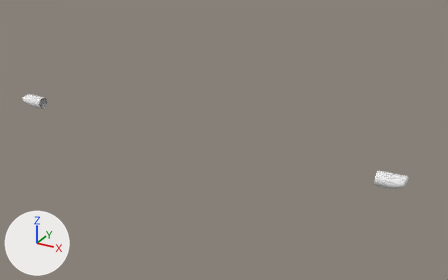
A saved change to the Blender file Anime Character/Final-Little-Body.blend.
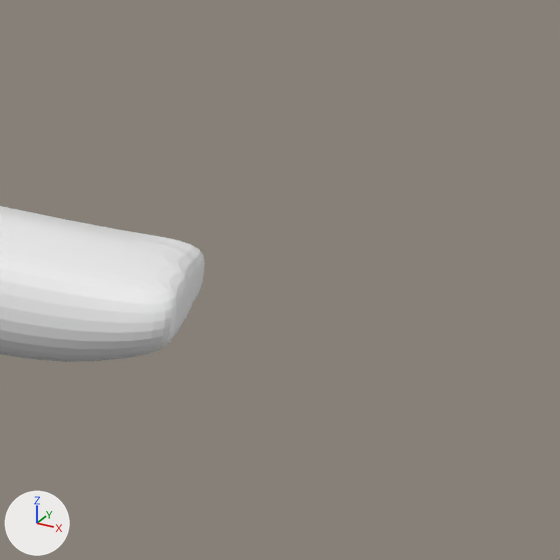
The first picture shows the older version from a camera (50 mm lens) standing at (0.689, -1.081, 1.566) and looking at (0.074, 0.037, 1.007). The close-ups show the older and then the newer version on the part from 86% to 100% of the width and 53% to 75% of the height of that picture. Only the edits that show in the close-ups are written down. Arrows for +X, +Y and +Z are at lower left; the lights stay in place.

The scene before the commit, as lines of its bpy script (objects in view):
```python
me_circle_003 = bpy.data.meshes.new('Circle.003')
me_circle_003.from_pydata(...)  # 65 vertices, 54 faces; spans x 16.69..18.91, y -0.7..0.77, z 38.79..39.97
ob_hand = bpy.data.objects.new('Hand', me_circle_003)
ob_hand.location = (0.0, 0.0, 0.0)
ob_hand.scale = (0.0258, 0.0258, 0.0258)
_m = ob_hand.modifiers.new('Mirror', 'MIRROR')
_m.use_clip = True
_m = ob_hand.modifiers.new('Subdivision', 'SUBSURF')
```
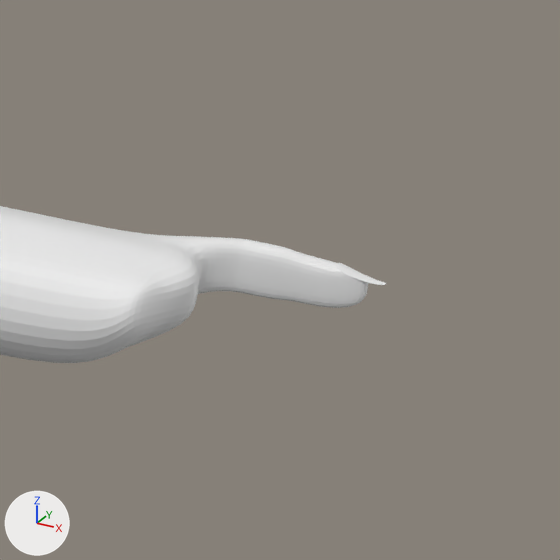
The edits, one by one:
me_circle_003 is used by ob_hand; location (0.0, 0.0, 0.0); scale (0.0258, 0.0258, 0.0258).
me_circle_003 had 65 vertices, 54 faces and spanned x 16.69..18.91, y -0.7..0.77, z 38.79..39.97.
me_circle_003 now has 151 vertices, 144 faces and spans x 16.69..20.29, y -0.7..0.77, z 38.79..39.97.
Part 1, on me_circle_003:
4 vertices are removed from x 18.91, y 0.42..0.56, z 39.29..39.85.
24 faces are deleted.
23 vertices move from x 18.9..18.91, y -0.7..0.77, z 39.23..39.97 to x 18.45..18.98, y -0.7..0.77, z 39.08..39.94.
83 vertices are added at x 18.47..20.29, y -0.49..0.75, z 39.11..39.95.
7 new vertices lie (0.05, 0.0, 0.0) away from vertices in x 19.12..19.14, y 0.52..0.75, z 39.46..39.93.
114 new faces join them.

Where the change shows, as pixel boxes (x1, y1, x2, y2) in the close-ups (560 x 560 px):
'Hand', reshaped
    before: (0, 206, 205, 362)
    after: (0, 206, 386, 363)
part 1 of me_circle_003, built on
    before: (60, 226, 205, 362)
    after: (49, 227, 386, 363)
